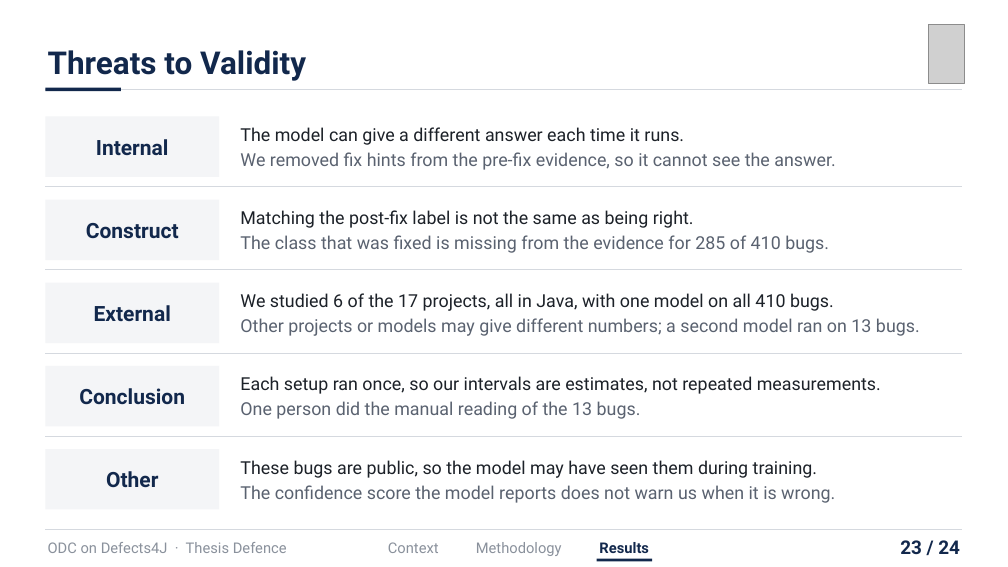
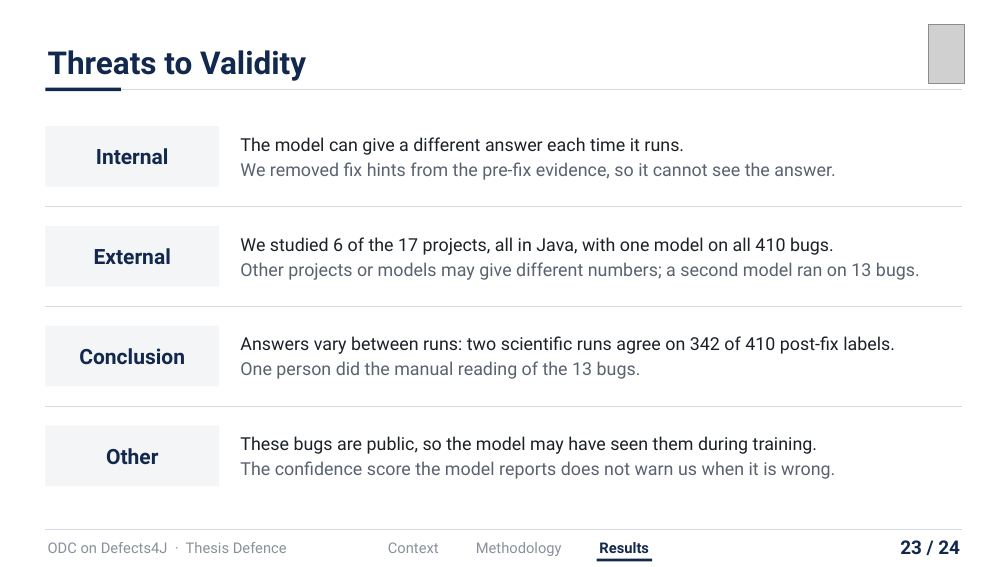
Before and after one commit to hasin023/d4j_odc_implementation, a slide deck: slide 23 of iut_submissions/presentation/Defence/SWE_Orthogonal Defect Classification on Defects4J Using an LLM-Driven Scientific Approach_presentation.pptx. Drawn at 1008x567 pixels with LibreOffice and Linux fonts; fonts in the diff are those of the drawing; grey boxes stand for pictures. Boxes give left, top, right and bottom in pixels: in the first picture for what was removed or moved away, otherwise in the second. Text is boxed around its words. In the diff, an @@ line names an element or a change of style, - is before the commit and + after.

```diff
--- a/iut_submissions/presentation/Defence/SWE_Orthogonal Defect Classification on Defects4J Using an LLM-Driven Scientific Approach_presentation.pptx
+++ b/iut_submissions/presentation/Defence/SWE_Orthogonal Defect Classification on Defects4J Using an LLM-Driven Scientific Approach_presentation.pptx
@@ 2 texts, 1 rectangle: place and size @@
-2 texts, 1 rectangle at box(45, 116, 835, 177)
+2 texts, 1 rectangle at box(45, 126, 835, 187)
@@ line moved from (45, 187) - (963, 187) to (45, 206) - (963, 206) @@
@@ rectangle: place and size @@
-rectangle at box(45, 200, 219, 260)
+rectangle at box(45, 226, 219, 287)
@@ text "External": place and size @@
-text "External" at box(94, 305, 171, 321)
+text "External" at box(94, 248, 171, 264)
@@ text removed at box(86, 223, 179, 239) @@
-Construct
@@ text "We studied 6 of the ...": place and size @@
-text "We studied 6 of the ..." at box(240, 293, 920, 336)
+text "We studied 6 of the ..." at box(240, 237, 920, 280)
@@ text removed at box(240, 210, 829, 253) @@
-Matching the post-fix label is not the same as being right.
-The class that was fixed is missing from the evidence for 285 of 410 bugs.
@@ line moved from (45, 270) - (963, 270) to (45, 306) - (963, 306) @@
@@ rectangle: place and size @@
-rectangle at box(45, 283, 219, 343)
+rectangle at box(45, 326, 219, 386)
@@ text "Conclusion": place and size @@
-text "Conclusion" at box(79, 388, 185, 405)
+text "Conclusion" at box(79, 348, 185, 365)
@@ text "Answers vary between runs: two ...": place and size @@
-text "Answers vary between runs: two ..." at box(240, 376, 881, 419)
+text "Answers vary between runs: two ..." at box(240, 336, 895, 379)
@@ text at box(240, 336, 895, 354): text changed @@
-Each setup ran once, so our intervals are estimates, not repeated measurements.
+Answers vary between runs: two scientific runs agree on 342 of 410 post-fix labels.
@@ line moved from (45, 353) - (963, 353) to (45, 406) - (963, 406) @@
@@ text "These bugs are public, so ...": place and size @@
-text "These bugs are public, so ..." at box(240, 460, 835, 503)
+text "These bugs are public, so ..." at box(240, 436, 835, 479)
@@ rectangle: place and size @@
-rectangle at box(45, 366, 219, 426)
+rectangle at box(45, 426, 219, 486)
@@ text "Other": place and size @@
-text "Other" at box(106, 471, 158, 488)
+text "Other" at box(106, 448, 158, 465)
@@ line removed from (45, 436) to (963, 436) @@
@@ rectangle removed at box(45, 449, 219, 510) @@
```
Also in this commit, not shown: 1 other slide changed, 4 other files.
